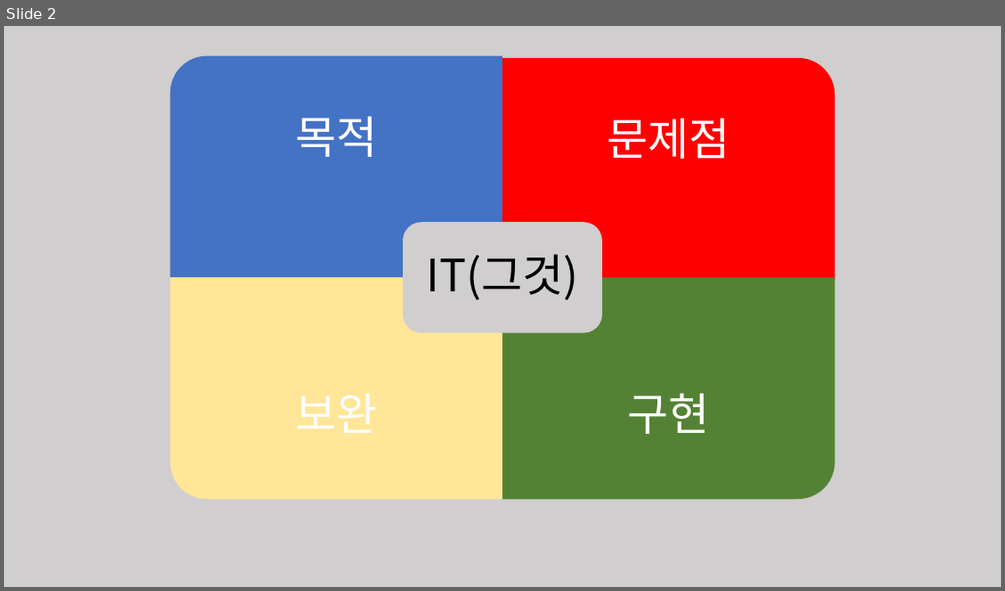
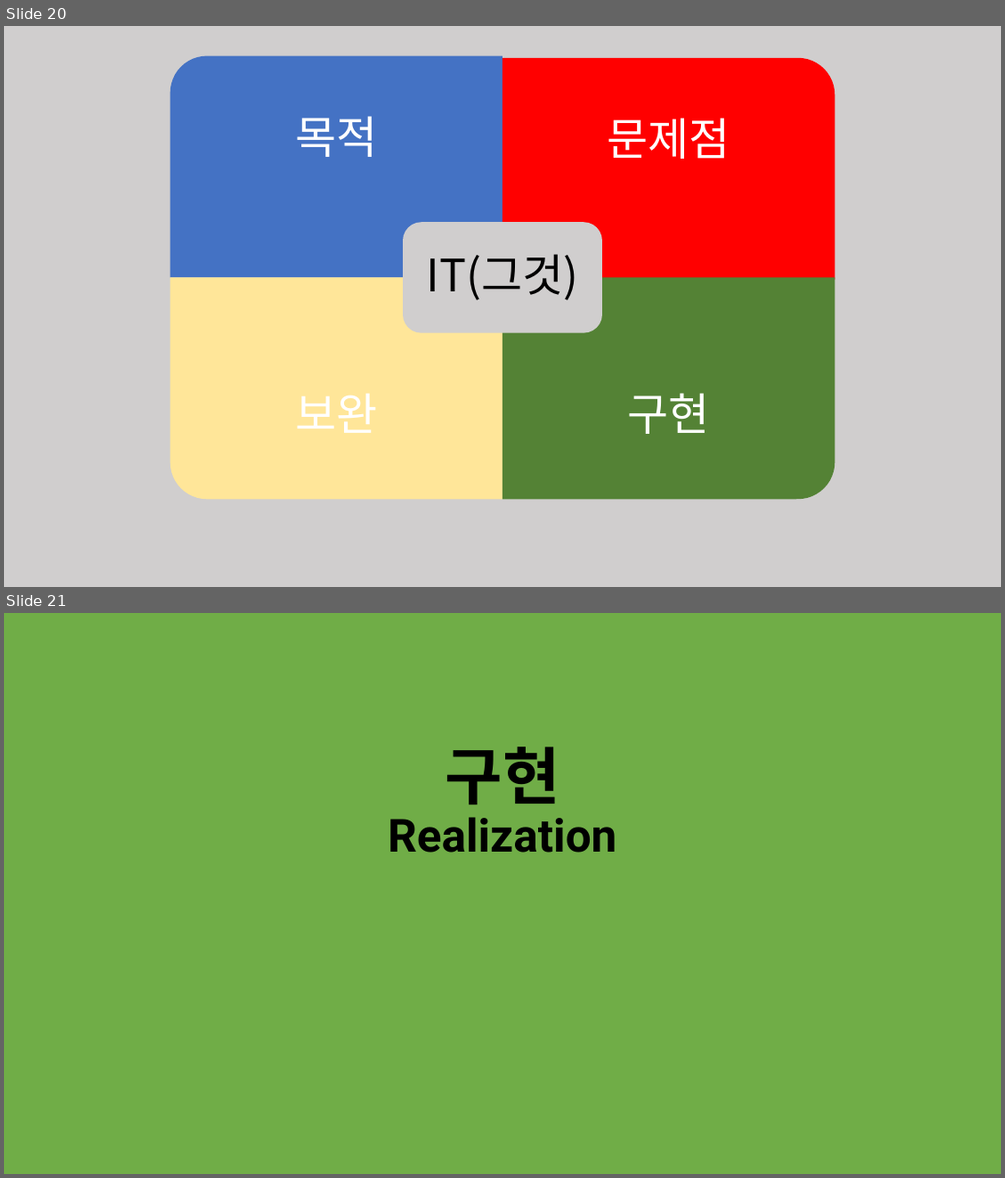
Before and after one commit to jjeamin/Hackathon, a slide deck: infomation/해커톤 IT(그것)팀 PPT.pptx. Shown one above the other, each under a label of ours: slide 2 before the commit, slides 20 and 21 after it. The pictures are 1005x591 and 1005x1178 pixels, drawn with LibreOffice and Linux fonts; fonts in the diff are those of the drawing. Boxes give left, top, right and bottom in pixels: in the first picture for what was removed or moved away, otherwise in the second. Text is boxed around its words. In the diff, an @@ line names an element or a change of style, - is before the commit and + after.

```diff
--- a/infomation/해커톤 IT(그것)팀 PPT.pptx
+++ b/infomation/해커톤 IT(그것)팀 PPT.pptx
@@ slide 21 added at <box>4,613,1001,1174</box>, background #70AD47 @@
@@ title added at <box>388,747,616,852</box>, 44 pt, text #000000, bold @@
+구현
+Realization
@@ what was slide 2 is now slide 20 @@
```
Also in this commit, not shown: 1 slide changed, 4 other slides added, 1 other file.
